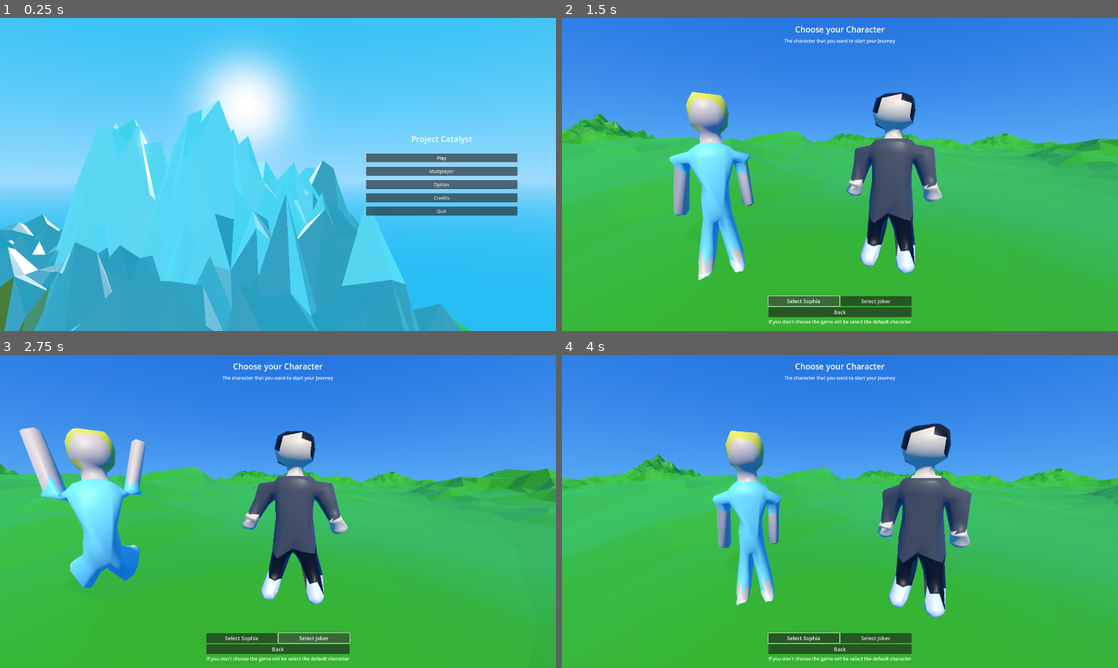
Above: before the commit, frames 1-4 (two rows, left to right).
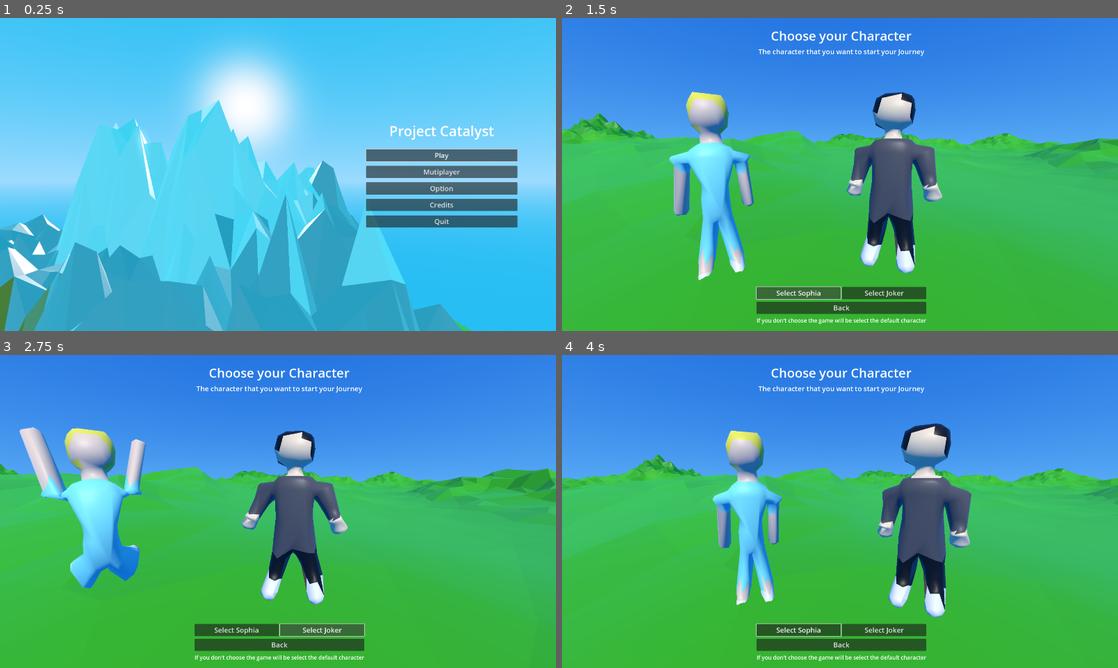
Above: after the commit, the same moments.

Repository: FujaTyping/Tafiya-Tare
Game: Godot game, scene res://UI/menu.tscn
Same seed, same stepped clock (60 frames per second), same inputs: the game is played once before the commit and once after it.
Inputs:
- Up to frame 1 (0.25 s): no input
- Up to frame 2 (1.5 s): click "Play" at 0.5 s; click "Select Sophia" at 1.25 s
- Up to frame 3 (2.75 s): click "Select Joker" at 2 s
- Up to frame 4 (4 s): click "Back" at 2.75 s; click "Play" at 3.5 s

The runs differ from the first frame. In frame 1, 4.1% of the frame differs, in the area x 65-94%, y 34-67%; in frame 2, 3.0%; in frame 3, 3.0%; in frame 4, 3.0%.

Commit message:
Some improvement

Diff:
--- a/Model/Car/Work/vehicle_body_3d.tscn
+++ b/Model/Car/Work/vehicle_body_3d.tscn
@@ -14,9 +14,10 @@
 script = ExtResource("1_d41w2")
 
 [node name="Car" parent="." instance=ExtResource("2_d41w2")]
+transform = Transform3D(0.62064487, 0, 0, 0, 0.64529485, 0, 0, 0, 0.6263004, 0.00032175955, -0.21726587, -0.019244011)
 
 [node name="VehicleWheel3D" type="VehicleWheel3D" parent="."]
-transform = Transform3D(1, 0, 0, 0, 1, 0, 0, 0, 1, 1.8820586, -1.0033783, 2.3181944)
+transform = Transform3D(0.62064487, 0, 0, 0, 0.64529485, 0, 0, 0, 0.6263004, 1.1684117, -0.8647407, 1.4326421)
 use_as_steering = true
 wheel_roll_influence = 0.0
 wheel_radius = 0.44
@@ -29,7 +30,7 @@
 transform = Transform3D(1, 0, 0, 0, 0.8277551, 0, 0, 0, 0.8661466, 0, 0, 0)
 
 [node name="VehicleWheel3D2" type="VehicleWheel3D" parent="."]
-transform = Transform3D(1, 0, 0, 0, 1, 0, 0, 0, 1, -1.8786659, -1.0033783, 2.3181944)
+transform = Transform3D(0.62064487, 0, 0, 0, 0.64529485, 0, 0, 0, 0.6263004, -1.1656625, -0.8647407, 1.4326421)
 use_as_steering = true
 wheel_roll_influence = 0.0
 wheel_radius = 0.44
@@ -42,7 +43,7 @@
 transform = Transform3D(-1, 0, -1.307845e-07, 0, 0.8277551, 0, 1.509958e-07, 0, -0.8661466, 0, 0, 0)
 
 [node name="WBL" type="VehicleWheel3D" parent="."]
-transform = Transform3D(1, 0, 0, 0, 1, 0, 0, 0, 1, 1.8820586, -1.0033783, -2.3616412)
+transform = Transform3D(0.62064487, 0, 0, 0, 0.64529485, 0, 0, 0, 0.6263004, 1.1684117, -0.8647407, -1.4983407)
 use_as_traction = true
 wheel_roll_influence = 0.0
 wheel_radius = 0.44
@@ -55,7 +56,7 @@
 transform = Transform3D(1, 0, 0, 0, 0.8277551, 0, 0, 0, 0.8661466, 0, 0, 0)
 
 [node name="WBR" type="VehicleWheel3D" parent="."]
-transform = Transform3D(1, 0, 0, 0, 1, 0, 0, 0, 1, -1.8786659, -1.0033783, -2.3616412)
+transform = Transform3D(0.62064487, 0, 0, 0, 0.64529485, 0, 0, 0, 0.6263004, -1.1656625, -0.8647407, -1.4983407)
 use_as_traction = true
 wheel_roll_influence = 0.0
 wheel_radius = 0.44
@@ -68,15 +69,15 @@
 transform = Transform3D(-1, 0, -7.572094e-08, 0, 0.8277551, 0, 8.742278e-08, 0, -0.8661466, 0, 0, 0)
 
 [node name="CollisionShape3D" type="CollisionShape3D" parent="."]
-transform = Transform3D(3.7111087, 0, 0, 0, 2.1083996, 0, 0, 0, 4.8493567, 0, 0.047240615, 0)
+transform = Transform3D(2.3032806, 0, 0, 0, 1.3605394, 0, 0, 0, 3.037154, 0.00032175955, -0.18678173, -0.019244011)
 shape = SubResource("BoxShape3D_3wmsh")
 
 [node name="CollisionShape3D2" type="CollisionShape3D" parent="."]
-transform = Transform3D(3.7111087, 0, 0, 0, 1.0832384, 0, 0, 0, 1.8132384, 0, -0.46696502, 3.3370492)
+transform = Transform3D(2.3032806, 0, 0, 0, 0.69900817, 0, 0, 0, 1.1356319, 0.00032175955, -0.518596, 2.0707512)
 shape = SubResource("BoxShape3D_3wmsh")
 
 [node name="CollisionShape3D3" type="CollisionShape3D" parent="."]
-transform = Transform3D(3.7111087, 0, 0, 0, 1.0832384, 0, 0, 0, 2.4662232, 0, -0.46696502, -3.6621232)
+transform = Transform3D(2.3032806, 0, 0, 0, 0.69900817, 0, 0, 0, 1.5445966, 0.00032175955, -0.518596, -2.3128333)
 shape = SubResource("BoxShape3D_3wmsh")
 
 [node name="CamArm" type="SpringArm3D" parent="."]
--- a/Model/player.gd
+++ b/Model/player.gd
@@ -40,7 +40,7 @@
 		else:
 			Input.mouse_mode = Input.MOUSE_MODE_CAPTURED
 
-	if event is InputEventMouseMotion and Input.mouse_mode == Input.MOUSE_MODE_CAPTURED and not is_in_car:
+	if event is InputEventMouseMotion and Input.mouse_mode == Input.MOUSE_MODE_CAPTURED:
 		rotate_y(deg_to_rad(-event.relative.x * sens))
 		pivot.rotate_x(deg_to_rad(-event.relative.y * sens))
 		pivot.rotation.x = clamp(pivot.rotation.x, deg_to_rad(-90), deg_to_rad(45))
@@ -52,7 +52,7 @@
 			if not is_in_car:
 				var distance_to_car = global_position.distance_to(car_node.global_position)
 
-				if distance_to_car < 2.5:
+				if distance_to_car < 3:
 					# GET IN THE CAR
 					is_in_car = true
 					car_cam.current = true
@@ -71,13 +71,10 @@
 				visible = true
 				$CollisionShape3D.disabled = false
 
-				global_position = car_node.global_position + (car_node.transform.basis.x * 0.5) + Vector3(0, 2, 0)
+				global_position = car_node.global_position + (car_node.transform.basis.x * 0.5) + Vector3(1, 0, 0.25)
 				car_node.is_driven = false
 
 func _physics_process(delta: float) -> void:
-	if is_in_car:
-		return
-
 	# --- Controller Look ---
 	var look_dir := Input.get_vector("look_left", "look_right", "look_up", "look_down")
 	if look_dir.length() > 0:
@@ -85,6 +82,9 @@
 		pivot.rotate_x(-look_dir.y * joy_sens * delta)
 		pivot.rotation.x = clamp(pivot.rotation.x, deg_to_rad(-90), deg_to_rad(45))
 	# -----------------------
+
+	if is_in_car:
+		return
 
 	# Add the gravity.
 	if not is_on_floor():
--- a/UI/menu.tscn
+++ b/UI/menu.tscn
@@ -208,7 +208,7 @@
 render_target_update_mode = 4
 
 [node name="Camera3D" type="Camera3D" parent="SubViewportContainer/SubViewport"]
-transform = Transform3D(0.13918057, 0.012961894, 0.99018157, 0, 0.99991435, -0.013089285, -0.9902664, 0.0018217764, 0.13916865, 0.6935096, 0.893828, -0.01693809)
+transform = Transform3D(0.13918057, 0.012961894, 0.9901815, 0, 0.99991435, -0.013089284, -0.9902663, 0.0018217764, 0.13916865, 0.6935096, 0.893828, -0.01693809)
 keep_aspect = 0
 
 [node name="Main" type="MarginContainer" parent="."]
@@ -235,7 +235,7 @@
 layout_mode = 2
 size_flags_horizontal = 4
 theme_override_colors/font_color = Color(1, 1, 1, 1)
-theme_override_font_sizes/font_size = 28
+theme_override_font_sizes/font_size = 48
 text = "Project Catalyst"
 
 [node name="VBoxContainer" type="VBoxContainer" parent="Main/VBoxContainer"]
@@ -245,28 +245,33 @@
 [node name="Play" type="Button" parent="Main/VBoxContainer/VBoxContainer"]
 layout_mode = 2
 focus_neighbor_bottom = NodePath("../Option")
+theme_override_font_sizes/font_size = 24
 text = "Play"
 
 [node name="Play2" type="Button" parent="Main/VBoxContainer/VBoxContainer"]
 layout_mode = 2
 focus_neighbor_bottom = NodePath("../Option")
+theme_override_font_sizes/font_size = 24
 text = "Mutiplayer"
 
 [node name="Option" type="Button" parent="Main/VBoxContainer/VBoxContainer"]
 layout_mode = 2
 focus_neighbor_top = NodePath("../Play")
 focus_neighbor_bottom = NodePath("../Credit")
+theme_override_font_sizes/font_size = 24
 text = "Option"
 
 [node name="Credit" type="Button" parent="Main/VBoxContainer/VBoxContainer"]
 layout_mode = 2
 focus_neighbor_top = NodePath("../Option")
 focus_neighbor_bottom = NodePath("../Quit")
+theme_override_font_sizes/font_size = 24
 text = "Credits"
 
 [node name="Quit" type="Button" parent="Main/VBoxContainer/VBoxContainer"]
 layout_mode = 2
 focus_neighbor_top = NodePath("../Credit")
+theme_override_font_sizes/font_size = 24
 text = "Quit"
 
 [node name="Credit" type="MarginContainer" parent="."]
@@ -297,7 +302,7 @@
 layout_mode = 2
 size_flags_horizontal = 4
 theme_override_colors/font_color = Color(1, 1, 1, 1)
-theme_override_font_sizes/font_size = 28
+theme_override_font_sizes/font_size = 40
 text = "Credits"
 
 [node name="VBoxContainer" type="VBoxContainer" parent="Credit/VBoxContainer"]
@@ -309,15 +314,18 @@
 [node name="Label" type="Label" parent="Credit/VBoxContainer/VBoxContainer"]
 layout_mode = 2
 size_flags_horizontal = 4
+theme_override_font_sizes/font_size = 20
 text = "Footstep Dirt (SFX) by FallujahQc"
 
 [node name="Label2" type="Label" parent="Credit/VBoxContainer/VBoxContainer"]
 layout_mode = 2
 size_flags_horizontal = 4
+theme_override_font_sizes/font_size = 20
 text = "Knight Right Footstep on Gravel 3 (SFX) by Ali_6868"
 
 [node name="CloseCredit" type="Button" parent="Credit/VBoxContainer"]
 layout_mode = 2
+theme_override_font_sizes/font_size = 24
 text = "Close"
 
 [node name="AnimationPlayer" type="AnimationPlayer" parent="."]
--- a/UI/pause.tscn
+++ b/UI/pause.tscn
@@ -102,7 +102,7 @@
 
 [node name="Title" type="Label" parent="MarginContainer/VBoxContainer"]
 layout_mode = 2
-theme_override_font_sizes/font_size = 28
+theme_override_font_sizes/font_size = 42
 text = "Pause"
 horizontal_alignment = 1
 
@@ -112,18 +112,22 @@
 
 [node name="Resume" type="Button" parent="MarginContainer/VBoxContainer/VBoxContainer"]
 layout_mode = 2
+theme_override_font_sizes/font_size = 24
 text = "Resume"
 
 [node name="Option" type="Button" parent="MarginContainer/VBoxContainer/VBoxContainer"]
 layout_mode = 2
+theme_override_font_sizes/font_size = 24
 text = "Option"
 
 [node name="Back" type="Button" parent="MarginContainer/VBoxContainer/VBoxContainer"]
 layout_mode = 2
+theme_override_font_sizes/font_size = 24
 text = "Back to menu"
 
 [node name="Exit" type="Button" parent="MarginContainer/VBoxContainer/VBoxContainer"]
 layout_mode = 2
+theme_override_font_sizes/font_size = 24
 text = "Exit"
 
 [node name="Open" type="AnimationPlayer" parent="."]
--- a/UI/player_selection.tscn
+++ b/UI/player_selection.tscn
@@ -150,7 +150,7 @@
 render_target_update_mode = 4
 
 [node name="Camera3D" type="Camera3D" parent="SubViewportContainer/SubViewport"]
-transform = Transform3D(0.99904805, -0.002472999, 0.04355119, -0.0037684778, 0.9897659, 0.1426501, -0.043458257, -0.14267841, 0.98881453, -0.13619223, 0.38182935, -0.34718132)
+transform = Transform3D(0.999048, -0.002472999, 0.043551188, -0.0037684776, 0.9897658, 0.14265008, -0.043458257, -0.14267841, 0.9888145, -0.13619223, 0.38182935, -0.34718132)
 
 [node name="MarginContainer" type="MarginContainer" parent="."]
 layout_mode = 1
@@ -159,15 +159,15 @@
 anchor_bottom = 1.0
 grow_horizontal = 2
 grow_vertical = 2
-theme_override_constants/margin_left = 20
-theme_override_constants/margin_top = 20
+theme_override_constants/margin_left = 30
+theme_override_constants/margin_top = 30
 theme_override_constants/margin_right = 20
 theme_override_constants/margin_bottom = 20
 
 [node name="VBoxContainer" type="VBoxContainer" parent="MarginContainer"]
 layout_mode = 2
 size_flags_horizontal = 4
-theme_override_constants/separation = 870
+theme_override_constants/separation = 795
 
 [node name="VBoxContainer" type="VBoxContainer" parent="MarginContainer/VBoxContainer"]
 layout_mode = 2
@@ -177,16 +177,18 @@
 [node name="Title" type="Label" parent="MarginContainer/VBoxContainer/VBoxContainer"]
 layout_mode = 2
 size_flags_horizontal = 4
-theme_override_font_sizes/font_size = 28
+theme_override_font_sizes/font_size = 44
 text = "Choose your Character"
 
 [node name="Decs" type="Label" parent="MarginContainer/VBoxContainer/VBoxContainer"]
 layout_mode = 2
 size_flags_horizontal = 4
+theme_override_font_sizes/font_size = 24
 text = "The character that you want to start your Journey"
 
 [node name="VBoxContainer2" type="VBoxContainer" parent="MarginContainer/VBoxContainer"]
 layout_mode = 2
+theme_override_constants/separation = 9
 
 [node name="HBoxContainer" type="HBoxContainer" parent="MarginContainer/VBoxContainer/VBoxContainer2"]
 layout_mode = 2
@@ -197,7 +199,7 @@
 size_flags_vertical = 4
 focus_neighbor_bottom = NodePath("../../Button")
 theme_override_constants/h_separation = 0
-theme_override_font_sizes/font_size = 18
+theme_override_font_sizes/font_size = 24
 text = "Select Sophia"
 
 [node name="M" type="Button" parent="MarginContainer/VBoxContainer/VBoxContainer2/HBoxContainer"]
@@ -206,18 +208,19 @@
 size_flags_vertical = 4
 focus_neighbor_bottom = NodePath("../../Button")
 theme_override_constants/h_separation = 0
-theme_override_font_sizes/font_size = 18
+theme_override_font_sizes/font_size = 24
 text = "Select Joker"
 
 [node name="Button" type="Button" parent="MarginContainer/VBoxContainer/VBoxContainer2"]
 layout_mode = 2
 size_flags_horizontal = 3
 focus_neighbor_left = NodePath("../HBoxContainer/WM")
-theme_override_font_sizes/font_size = 18
+theme_override_font_sizes/font_size = 24
 text = "Back"
 
 [node name="Label" type="Label" parent="MarginContainer/VBoxContainer/VBoxContainer2"]
 layout_mode = 2
+theme_override_font_sizes/font_size = 19
 text = "If you don't choose the game will be select the default character"
 
 [node name="SelectMan" type="AnimationPlayer" parent="."]
--- a/game.tscn
+++ b/game.tscn
@@ -133,17 +133,17 @@
 
 [node name="HBoxContainer" type="HBoxContainer" parent="Control/MarginContainer"]
 layout_mode = 2
-theme_override_constants/separation = 8
+theme_override_constants/separation = 14
 
 [node name="Time" type="Label" parent="Control/MarginContainer/HBoxContainer"]
 layout_mode = 2
-theme_override_font_sizes/font_size = 32
+theme_override_font_sizes/font_size = 38
 text = "00:00"
 
 [node name="DN" type="Label" parent="Control/MarginContainer/HBoxContainer"]
 layout_mode = 2
 size_flags_vertical = 8
-theme_override_font_sizes/font_size = 18
+theme_override_font_sizes/font_size = 28
 text = "Day"
 
 [node name="player" parent="." instance=ExtResource("1_e2o6t")]
@@ -194,9 +194,5 @@
 [node name="Lakkilo" parent="AssetsTerrain" instance=ExtResource("11_mfdv2")]
 transform = Transform3D(-0.20408554, 0, 0.13267483, 0, 0.23856938, 0, -0.1295866, 0, -0.2089492, 12.769215, 0.26227897, 14.445601)
 
-[node name="CSGBox3D" type="CSGBox3D" parent="."]
-transform = Transform3D(79.13744, 0, 0, 0, 1, 0, 0, 0, 52.58241, 0, -39.848877, 0)
-use_collision = true
-
 [node name="VehicleBody3D" parent="." instance=ExtResource("13_lc2xo")]
 transform = Transform3D(1, 0, 0, 0, 1, 0, 0, 0, 1, 2.0061157, 1.894974, -10.763393)
